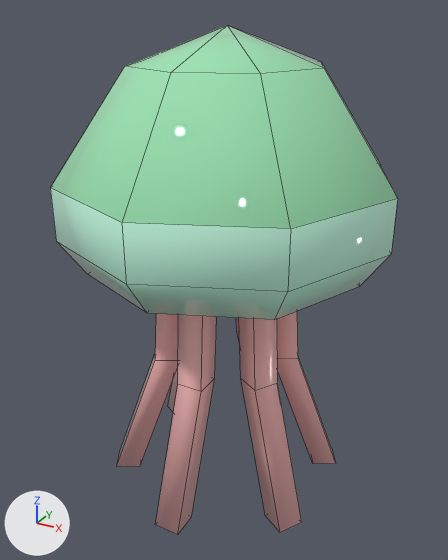
The FBX model Assets/Meshes/jellyfish.fbx, before and after one commit.
Both versions are drawn from a camera (50 mm lens) standing at (-0.328, -1.236, 1.174) and looking at (-1.002, -0.009, 0.561). Arrows for +X, +Y and +Z are at lower left; the lights stay in place. Mesh edges are drawn as thin lines. Where no turn or scale is listed for an object, it has been applied to the vertices.

Objects in the first picture: 'jellyfish'.
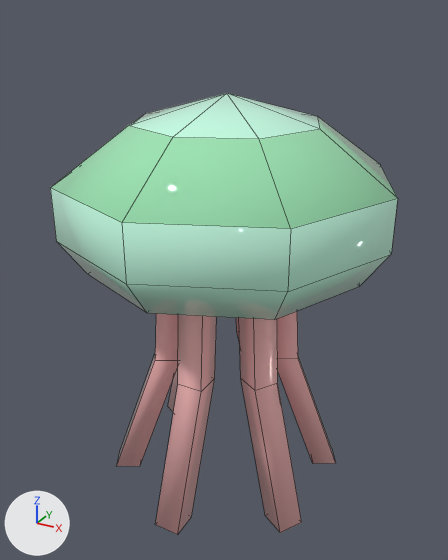
The newer file is also rescaled (x1.485), turned or shifted as a whole; pictures and numbers use the older file's frame.

Patch to the scene script:
```diff
--- a/Assets/Meshes/jellyfish.fbx.py
+++ b/Assets/Meshes/jellyfish.fbx.py
@@ me_meshid2_name @@
 # used by ob_jellyfish; location = (-1.0, 0.0, 0.0)
 # verts and faces of me_meshid2_name; kept vertices keep their numbers, new ones are numbered from 114
 # before: 77 (0.219, 0.0, 1.063) at pixel (323, 68), 79 (0.155, -0.155, 1.063) at pixel (260, 73), 82 (0.0, -0.219, 1.063) at pixel (170, 72), 87 (-0.155, -0.155, 1.063) at pixel (124, 66), 90 (-0.219, 0.0, 1.063)
 # before: 94 (-0.155, 0.155, 1.063), 99 (0.0, 0.219, 1.063), 102 (0.155, 0.155, 1.063) at pixel (321, 61), 105 (0.0, 0.0, 1.14) at pixel (227, 25)
-me_meshid2_name.from_pydata(...)  # 114 vertices, 101 faces; spans x -0.393..0.393, y -0.393..0.393, z 0.013..1.14
+me_meshid2_name.from_pydata(...)  # 114 vertices, 102 faces; spans x -0.393..0.393, y -0.393..0.393, z 0.013..1.003
+# me_meshid2_name part 1
+for i in [77, 79, 82, 87, 90, 94, 99, 102]: verts[i] += (0.0, 0.0, -0.119)
+verts[105] = (0.0, 0.0, 1.003)  # moved, pixel (226, 93)
+# me_meshid2_name part 2: 8 faces spanning x -0.219..0.219, y -0.219..0.219, z 0.944..1.003 switch from mat_m1body2 (green #9ee6b5) to mat_m0body (green #c7ffe5)
 me_meshid2_name.materials.append(mat_m2leg)
```

What differs and where, as boxes [x1, y1, x2, y2] in the pictures (448 x 560 px; the box of a moved part takes in the faces that stretch with it):
'jellyfish', reshaped (13% shorter)
    before: [50, 26, 398, 535]
    after: [50, 93, 398, 535]
part 1 of me_meshid2_name, moved or reshaped
    before: [51, 64, 397, 229]
    after: [51, 117, 397, 229]
part 2 of me_meshid2_name, recoloured
    before: [125, 26, 324, 74]
    after: [128, 93, 320, 139]
